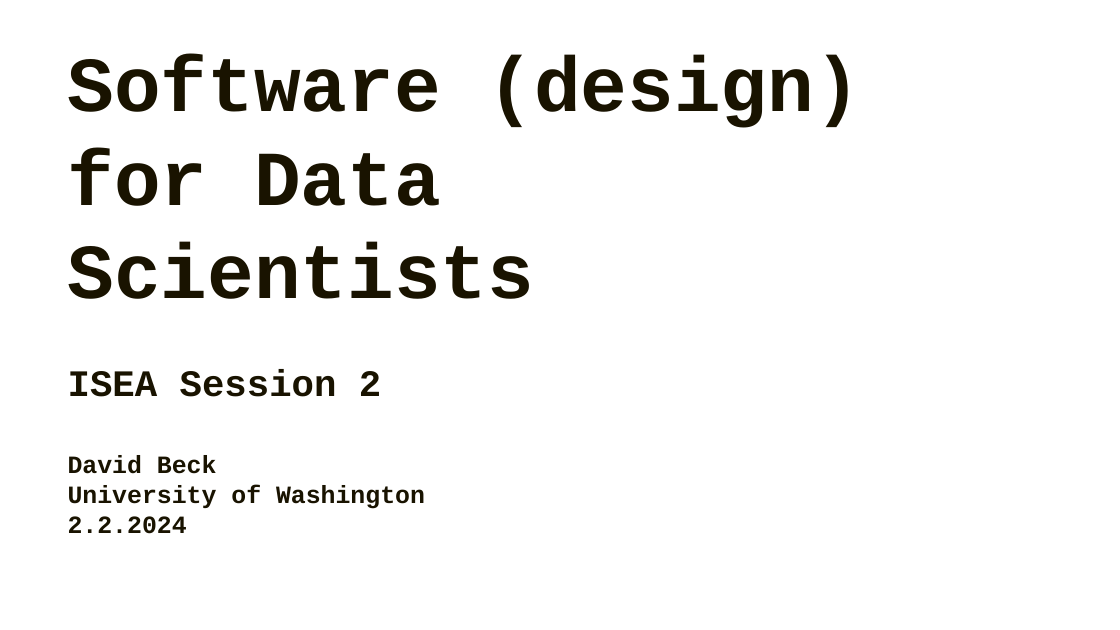
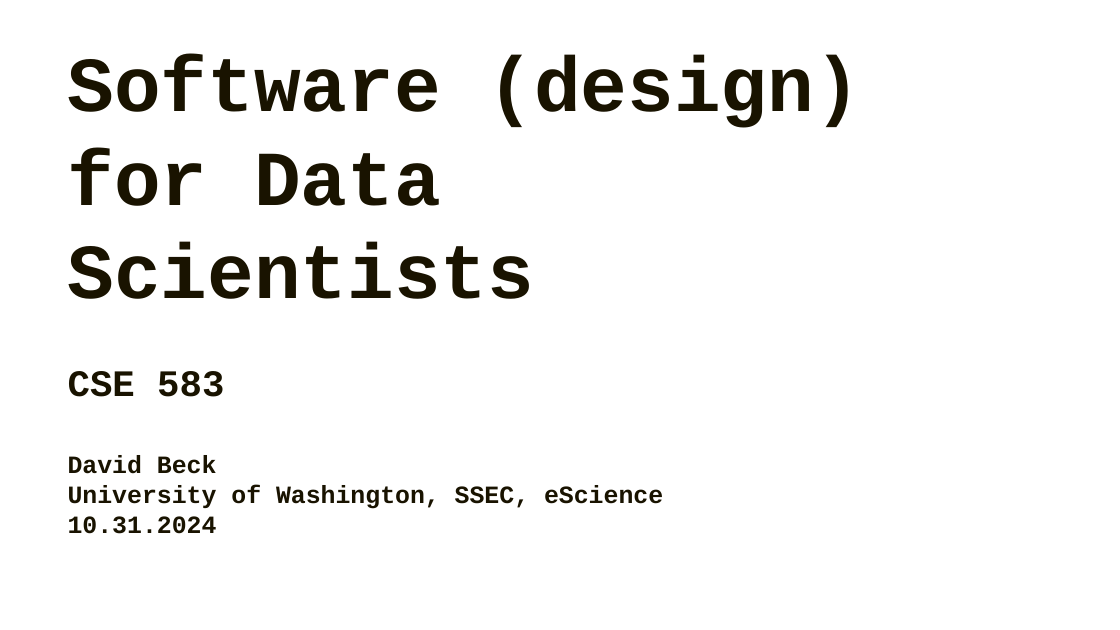
Before and after one commit to UWSEDS/lecture-materials, a slide deck: slide 1 of 09_design/Software_Design.pptx. Drawn at 1120x630 pixels with LibreOffice and Linux fonts; fonts in the diff are those of the drawing; background and template pictures are left out. Boxes give left, top, right and bottom in pixels: in the first picture for what was removed or moved away, otherwise in the second. Text is boxed around its words. In the diff, an @@ line names an element or a change of style, - is before the commit and + after.

```diff
--- a/09_design/Software_Design.pptx
+++ b/09_design/Software_Design.pptx
@@ title at (68, 55, 861, 534): text changed @@
-Software (design) for Data Scientists
-ISEA Session 2
-David Beck
-University of Washington
-2.2.2024
+Software (design) for Data Scientists
+CSE 583
+David Beck
+University of Washington, SSEC, eScience
+10.31.2024
```
Also in this commit, not shown: 1 slide removed.
